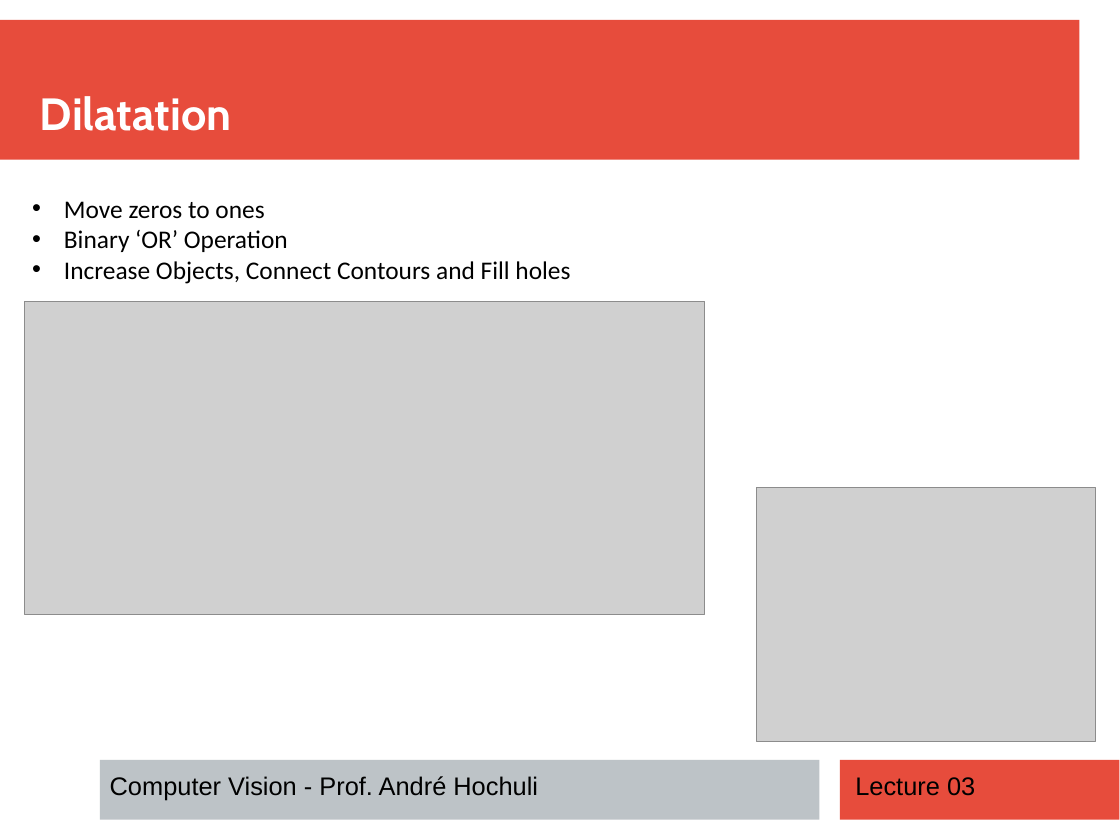
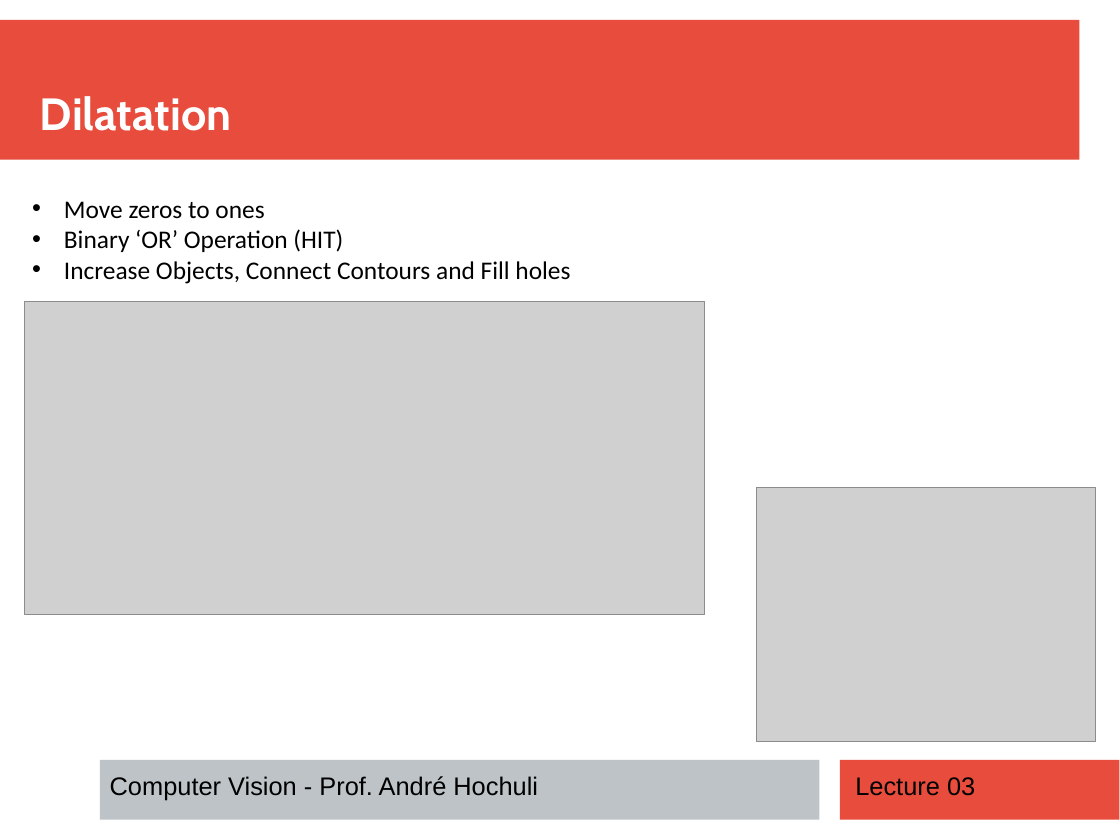
Before and after one commit to andrehochuli/teaching, a slide deck: slide 6 of ComputerVision/Lecture 03 - Morphology/Lecture 03 - Morphology.pptx. Drawn at 1120x840 pixels with LibreOffice and Linux fonts; fonts in the diff are those of the drawing; grey boxes stand for pictures. Boxes give left, top, right and bottom in pixels: in the first picture for what was removed or moved away, otherwise in the second. Text is boxed around its words. In the diff, an @@ line names an element or a change of style, - is before the commit and + after.

```diff
--- a/ComputerVision/Lecture 03 - Morphology/Lecture 03 - Morphology.pptx
+++ b/ComputerVision/Lecture 03 - Morphology/Lecture 03 - Morphology.pptx
@@ text at (64, 229, 343, 252): text changed @@
-• Binary ‘OR’ Operation
+• Binary ‘OR’ Operation (HIT)
```
Also in this commit, not shown: 2 other slides changed, 36 other files.
